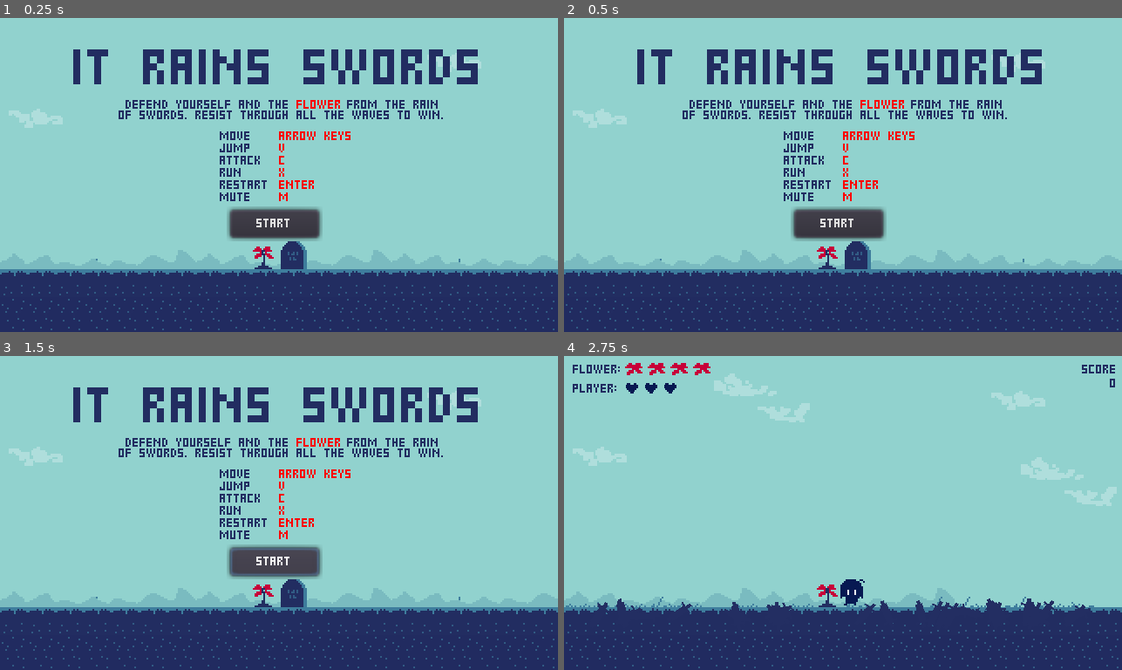
Above: before the commit, frames 1-4 (two rows, left to right).
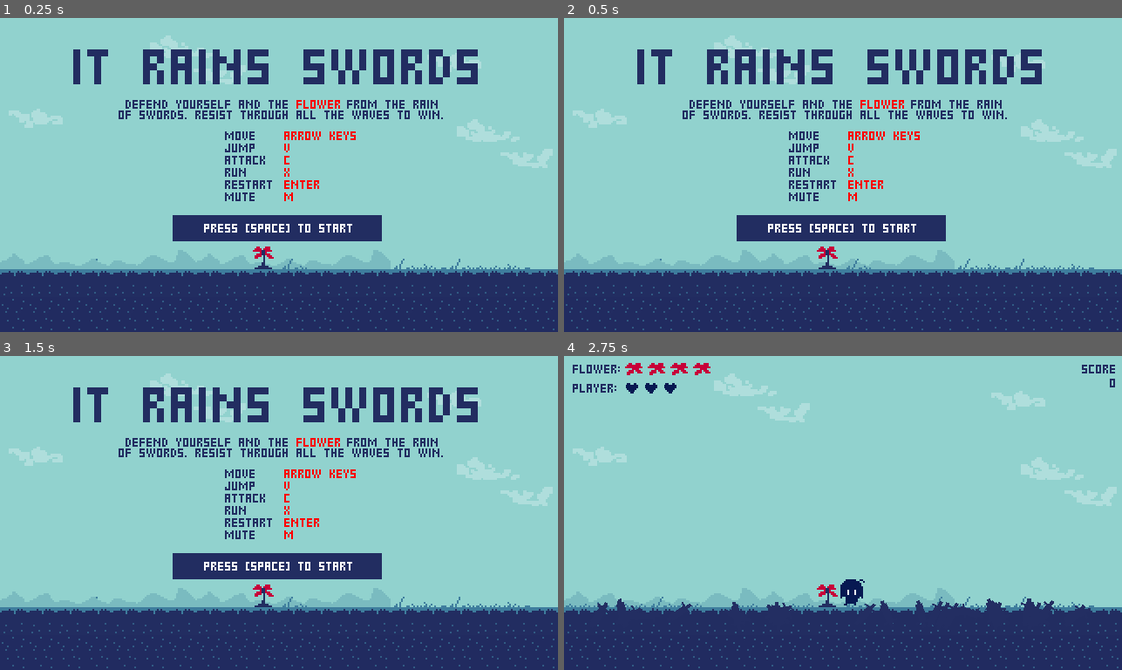
Above: after the commit, the same moments.

Repository: mwpodgorni/DDDD-Project
Game: Godot game, scene res://start.tscn
The game is run twice, just before and just after one commit, with the same random seed, the same clock (stepped at 60 frames per second) and the same inputs.
Inputs (mouse positions are in pixels of both pictures, inside the frame that each line leads up to):
- Up to frame 1 (0.25 s): no input
- Up to frame 2 (0.5 s): no input
- Up to frame 3 (1.5 s): click (273, 563) at 0.5 s, where only the run before the commit has a clickable "START"; click (273, 563) at 1.25 s, where only the run before the commit has a clickable "START"
- Up to frame 4 (2.75 s): tap Space (ui_select) at 2 s; hold Right (ui_right) from 2.03 s (still down); tap V (ui_accept) at 2.27 s

The runs differ from the first frame. In frame 1, 6.3% of the frame differs, in the area x 26-100%, y 5-80%; in frame 2, 6.3%; in frame 3, 6.3%; in frame 4, nothing differs.

Commit message:
update start

Diff:
--- a/start.tscn
+++ b/start.tscn
@@ -1,12 +1,10 @@
-[gd_scene load_steps=14 format=2]
-
-[ext_resource path="res://it_rains_swords_start.png" type="Texture" id=1]
+[gd_scene load_steps=13 format=2]
+
 [ext_resource path="res://start.gd" type="Script" id=2]
 [ext_resource path="res://LD46/flower.gd" type="Script" id=3]
-[ext_resource path="res://postjam/animtile.gd" type="Script" id=4]
+[ext_resource path="res://LD46/animtile.gd" type="Script" id=4]
 [ext_resource path="res://6Px2bus-draR.ttf" type="DynamicFontData" id=5]
 [ext_resource path="res://LD46/sprite.png" type="Texture" id=6]
-[ext_resource path="res://postjam/sprite.png" type="Texture" id=7]
 [ext_resource path="res://pixelFont.tres" type="DynamicFont" id=8]
 
 [sub_resource type="TileSet" id=1]
@@ -165,9 +163,9 @@
 10/shapes = [  ]
 10/z_index = 0
 
-[sub_resource type="TileSet" id=2]
+[sub_resource type="TileSet" id=6]
 0/name = "sprite.png 0"
-0/texture = ExtResource( 7 )
+0/texture = ExtResource( 6 )
 0/tex_offset = Vector2( 0, 0 )
 0/modulate = Color( 1, 1, 1, 1 )
 0/region = Rect2( 0, 0, 16, 16 )
@@ -181,7 +179,7 @@
 0/shapes = [  ]
 0/z_index = 0
 1/name = "sprite.png 1"
-1/texture = ExtResource( 7 )
+1/texture = ExtResource( 6 )
 1/tex_offset = Vector2( 0, 0 )
 1/modulate = Color( 1, 1, 1, 1 )
 1/region = Rect2( 16, 0, 16, 16 )
@@ -195,7 +193,7 @@
 1/shapes = [  ]
 1/z_index = 0
 2/name = "sprite.png 2"
-2/texture = ExtResource( 7 )
+2/texture = ExtResource( 6 )
 2/tex_offset = Vector2( 0, 0 )
 2/modulate = Color( 1, 1, 1, 1 )
 2/region = Rect2( 32, 0, 16, 16 )
@@ -209,7 +207,7 @@
 2/shapes = [  ]
 2/z_index = 0
 3/name = "sprite.png 3"
-3/texture = ExtResource( 7 )
+3/texture = ExtResource( 6 )
 3/tex_offset = Vector2( 0, 0 )
 3/modulate = Color( 1, 1, 1, 1 )
 3/region = Rect2( 48, 0, 16, 16 )
@@ -223,7 +221,7 @@
 3/shapes = [  ]
 3/z_index = 0
 4/name = "sprite.png 4"
-4/texture = ExtResource( 7 )
+4/texture = ExtResource( 6 )
 4/tex_offset = Vector2( 0, 0 )
 4/modulate = Color( 1, 1, 1, 1 )
 4/region = Rect2( 96, 0, 16, 16 )
@@ -237,7 +235,7 @@
 4/shapes = [  ]
 4/z_index = 0
 5/name = "sprite.png 5"
-5/texture = ExtResource( 7 )
+5/texture = ExtResource( 6 )
 5/tex_offset = Vector2( 0, 0 )
 5/modulate = Color( 1, 1, 1, 1 )
 5/region = Rect2( 16, 16, 16, 16 )
@@ -251,7 +249,7 @@
 5/shapes = [  ]
 5/z_index = 0
 6/name = "sprite.png 6"
-6/texture = ExtResource( 7 )
+6/texture = ExtResource( 6 )
 6/tex_offset = Vector2( 0, 0 )
 6/modulate = Color( 1, 1, 1, 1 )
 6/region = Rect2( 32, 16, 16, 16 )
@@ -265,7 +263,7 @@
 6/shapes = [  ]
 6/z_index = 0
 7/name = "sprite.png 7"
-7/texture = ExtResource( 7 )
+7/texture = ExtResource( 6 )
 7/tex_offset = Vector2( 0, 0 )
 7/modulate = Color( 1, 1, 1, 1 )
 7/region = Rect2( 48, 16, 16, 16 )
@@ -279,7 +277,7 @@
 7/shapes = [  ]
 7/z_index = 0
 8/name = "sprite.png 8"
-8/texture = ExtResource( 7 )
+8/texture = ExtResource( 6 )
 8/tex_offset = Vector2( 0, 0 )
 8/modulate = Color( 1, 1, 1, 1 )
 8/region = Rect2( 64, 96, 48, 16 )
@@ -293,7 +291,7 @@
 8/shapes = [  ]
 8/z_index = 0
 9/name = "sprite.png 9"
-9/texture = ExtResource( 7 )
+9/texture = ExtResource( 6 )
 9/tex_offset = Vector2( 0, 0 )
 9/modulate = Color( 1, 1, 1, 1 )
 9/region = Rect2( 0, 80, 64, 48 )
@@ -307,7 +305,7 @@
 9/shapes = [  ]
 9/z_index = 0
 10/name = "sprite.png 10"
-10/texture = ExtResource( 7 )
+10/texture = ExtResource( 6 )
 10/tex_offset = Vector2( 0, 0 )
 10/modulate = Color( 1, 1, 1, 1 )
 10/region = Rect2( 0, 128, 112, 16 )
@@ -333,15 +331,20 @@
 extra_spacing_bottom = -2
 font_data = ExtResource( 5 )
 
+[sub_resource type="DynamicFont" id=7]
+size = 6
+font_data = ExtResource( 5 )
+
 [node name="Node2D" type="Node2D"]
 script = ExtResource( 2 )
 
 [node name="Sprite" type="Sprite" parent="."]
-position = Vector2( 487, 92 )
+position = Vector2( 235, 86 )
 scale = Vector2( 0.257522, 0.257522 )
-texture = ExtResource( 1 )
-
-[node name="tiles3" type="TileMap" parent="."]
+
+[node name="InEngine" type="Node" parent="."]
+
+[node name="tiles3" type="TileMap" parent="InEngine"]
 tile_set = SubResource( 1 )
 cell_size = Vector2( 16, 16 )
 collision_layer = 0
@@ -349,63 +352,63 @@
 format = 1
 tile_data = PoolIntArray( 524288, 5, 0, 524289, 6, 0, 524290, 5, 0, 524291, 7, 0, 524292, 5, 0, 524294, 5, 0, 524296, 5 …(985 unchanged characters)…
 
-[node name="tiles2" type="TileMap" parent="."]
-tile_set = SubResource( 2 )
+[node name="tiles" type="TileMap" parent="InEngine"]
+tile_set = SubResource( 6 )
 cell_size = Vector2( 16, 16 )
 collision_layer = 0
 collision_mask = 0
 format = 1
-tile_data = PoolIntArray( 65551, 8, 0, 196608, 8, 0, 524288, 10, 0, 524295, 10, 0, 524297, 3, 0, 524298, 2, 0, 524302, 10, 0, 589824, 1, 0, 589825, 1, 0, 589826, …(875 unchanged characters)…
+tile_data = PoolIntArray( 5, 9, 0, 65551, 8, 0, 196608, 8, 0, 196624, 9, 0, 524288, 10, 0, 524295, 10, 0, 524297, 3, 0, 524298, 7, 0, 524302, 7, 0, 589824, 1, 0, 589825, 1, 0, 589826, …(875 unchanged characters)…
 script = ExtResource( 4 )
 
-[node name="flower" type="Area2D" parent="."]
+[node name="flower" type="Area2D" parent="InEngine"]
 position = Vector2( -32, 0 )
 collision_mask = 8
 script = ExtResource( 3 )
 
-[node name="leaf0" type="Sprite" parent="flower"]
+[node name="leaf0" type="Sprite" parent="InEngine/flower"]
 position = Vector2( 183, 136 )
 texture = ExtResource( 6 )
 hframes = 64
 vframes = 64
 frame = 68
 
-[node name="tween" type="Tween" parent="flower/leaf0"]
-
-[node name="leaf1" type="Sprite" parent="flower"]
+[node name="tween" type="Tween" parent="InEngine/flower/leaf0"]
+
+[node name="leaf1" type="Sprite" parent="InEngine/flower"]
 position = Vector2( 183, 136 )
 texture = ExtResource( 6 )
 hframes = 64
 vframes = 64
 frame = 69
 
-[node name="tween" type="Tween" parent="flower/leaf1"]
-
-[node name="leaf2" type="Sprite" parent="flower"]
+[node name="tween" type="Tween" parent="InEngine/flower/leaf1"]
+
+[node name="leaf2" type="Sprite" parent="InEngine/flower"]
 position = Vector2( 183, 136 )
 texture = ExtResource( 6 )
 hframes = 64
 vframes = 64
 frame = 70
 
-[node name="tween" type="Tween" parent="flower/leaf2"]
-
-[node name="leaf3" type="Sprite" parent="flower"]
+[node name="tween" type="Tween" parent="InEngine/flower/leaf2"]
+
+[node name="leaf3" type="Sprite" parent="InEngine/flower"]
 position = Vector2( 183, 136 )
 texture = ExtResource( 6 )
 hframes = 64
 vframes = 64
 frame = 71
 
-[node name="tween" type="Tween" parent="flower/leaf3"]
-
-[node name="shape" type="CollisionShape2D" parent="flower"]
+[node name="tween" type="Tween" parent="InEngine/flower/leaf3"]
+
+[node name="shape" type="CollisionShape2D" parent="InEngine/flower"]
 position = Vector2( 183, 135 )
 shape = SubResource( 3 )
 
-[node name="UI" type="Node" parent="."]
-
-[node name="Title" type="Label" parent="UI"]
+[node name="UI" type="Node" parent="InEngine"]
+
+[node name="Title" type="Label" parent="InEngine/UI"]
 margin_right = 320.0
 margin_bottom = 61.0
 custom_colors/font_color = Color( 0.133333, 0.176471, 0.380392, 1 )
@@ -414,9 +417,9 @@
 align = 1
 valign = 1
 
-[node name="Node" type="Node" parent="UI"]
-
-[node name="Description4" type="Label" parent="UI/Node"]
+[node name="Node" type="Node" parent="InEngine/UI"]
+
+[node name="Description4" type="Label" parent="InEngine/UI/Node"]
 margin_left = 199.0
 margin_top = 47.0
 margin_right = 252.0
@@ -426,7 +429,7 @@
 custom_fonts/font = ExtResource( 8 )
 text = "from the rain"
 
-[node name="Description2" type="Label" parent="UI/Node"]
+[node name="Description2" type="Label" parent="InEngine/UI/Node"]
 margin_left = 170.0
 margin_top = 47.0
 margin_right = 196.0
@@ -436,7 +439,7 @@
 custom_fonts/font = ExtResource( 8 )
 text = "flower"
 
-[node name="Description1" type="Label" parent="UI/Node"]
+[node name="Description1" type="Label" parent="InEngine/UI/Node"]
 margin_left = 72.0
 margin_top = 47.0
 margin_right = 166.0
@@ -446,7 +449,7 @@
 custom_fonts/font = ExtResource( 8 )
 text = "Defend yourself and the"
 
-[node name="Description3" type="Label" parent="UI/Node"]
+[node name="Description3" type="Label" parent="InEngine/UI/Node"]
 margin_left = 68.0
 margin_top = 53.0
 margin_right = 255.0
@@ -456,13 +459,13 @@
 custom_fonts/font = ExtResource( 8 )
 text = "of swords. Resist through all the waves to win."
 
-[node name="Controls" type="Node" parent="UI"]
-
-[node name="Buttons" type="Label" parent="UI/Controls"]
+[node name="Controls" type="Node" parent="InEngine/UI"]
+
+[node name="Buttons" type="Label" parent="InEngine/UI/Controls"]
 anchor_right = 0.354
-margin_left = 160.0
+margin_left = 163.0
 margin_top = 65.0
-margin_right = 88.72
+margin_right = 91.72
 margin_bottom = 116.0
 rect_pivot_offset = Vector2( -152, 6 )
 custom_colors/font_color = Color( 1, 0, 0, 1 )
@@ -474,11 +477,11 @@
 enter
 m"
 
-[node name="Actions" type="Label" parent="UI/Controls"]
+[node name="Actions" type="Label" parent="InEngine/UI/Controls"]
 anchor_right = 0.354
-margin_left = 126.0
+margin_left = 129.0
 margin_top = 65.0
-margin_right = 40.72
+margin_right = 43.72
 margin_bottom = 116.0
 rect_pivot_offset = Vector2( -152, 6 )
 custom_colors/font_color = Color( 0.133333, 0.176471, 0.380392, 1 )
@@ -490,12 +493,19 @@
 Restart
 Mute"
 
-[node name="Button" type="Button" parent="UI"]
-margin_left = 132.0
-margin_top = 110.0
-margin_right = 183.0
-margin_bottom = 126.0
-custom_fonts/font = ExtResource( 8 )
-text = "START"
-
-[connection signal="area_entered" from="flower" to="flower" method="_on_flower_area_entered"]
+[node name="Polygon2D" type="Polygon2D" parent="InEngine/UI"]
+position = Vector2( 119, 108 )
+color = Color( 0.133333, 0.176471, 0.380392, 1 )
+polygon = PoolVector2Array( -20, 5, -20, 20, 100, 20, 100, 5 )
+
+[node name="PressStart" type="Label" parent="InEngine/UI"]
+margin_left = 117.0
+margin_top = 114.0
+margin_right = 203.0
+margin_bottom = 128.0
+custom_fonts/font = SubResource( 7 )
+text = "PRESS [SPACE] TO START"
+align = 1
+valign = 1
+
+[connection signal="area_entered" from="InEngine/flower" to="InEngine/flower" method="_on_flower_area_entered"]
